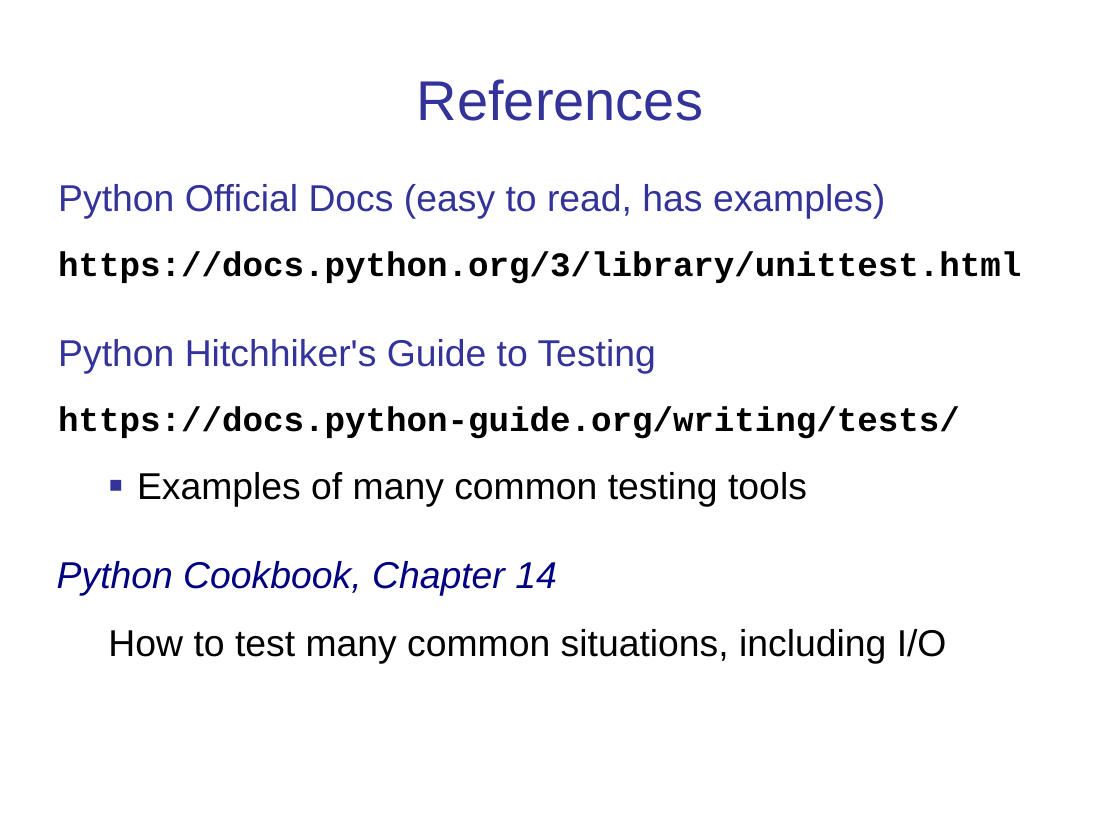
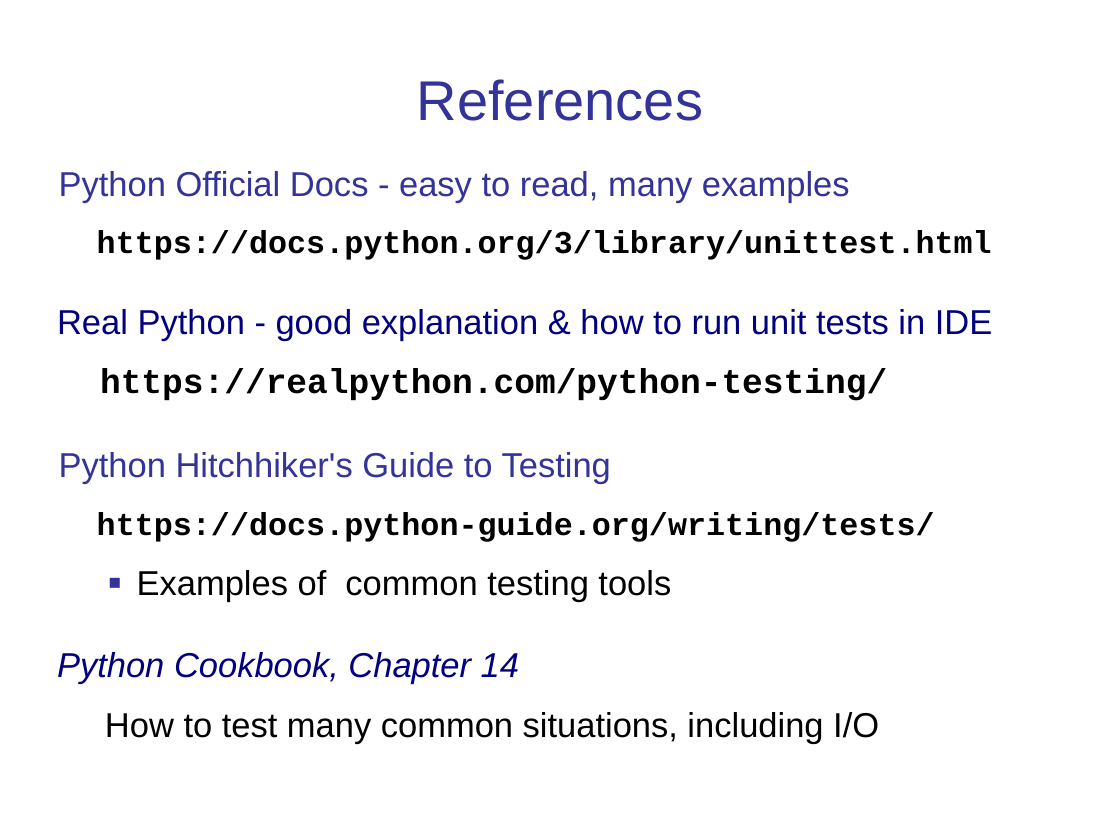
Before and after one commit to cpske/ISP, a slide deck: slide 30 of testing/PythonUnitTesting.ppt (slide 22 before the commit). Drawn at 1120x840 pixels with LibreOffice and Linux fonts; fonts in the diff are those of the drawing. Boxes give left, top, right and bottom in pixels: in the first picture for what was removed or moved away, otherwise in the second. Text is boxed around its words. In the diff, an @@ line names an element or a change of style, - is before the commit and + after.

Commit message:
Update testing slides

```diff
--- a/testing/PythonUnitTesting.ppt
+++ b/testing/PythonUnitTesting.ppt
@@ text "Python Official Docs - easy ...": place and size @@
-text "Python Official Docs - easy ..." at [57, 184, 1021, 664]
+text "Python Official Docs - easy ..." at [57, 171, 992, 744]
@@ text at [59, 171, 850, 203]: text changed; size 24 to 22.2 pt @@
-Python Official Docs (easy to read, has examples)
+Python Official Docs - easy to read, many examples
@@ text at [57, 230, 992, 744]: size 22 to 20.4 pt in "https://docs.python.org/3/library/unittest.html", "https://docs.python-guide.org/writing/tests/"; size 24 to 22.2 pt in "Python Hitchhiker's Guide to Testing", "Python Cookbook, Chapter 14", "How to test many common situations, including ..."; indent changed; line spacing 1 to 0.9 @@
@@ text at [57, 309, 992, 401]: paragraphs added @@
+Real Python - good explanation & how to run unit tests in IDE
+https://realpython.com/python-testing/
@@ text at [137, 570, 671, 603]: text changed; size 24 to 22.2 pt @@
-  ■ Examples of many common testing tools
+  ■ Examples of common testing tools
```
Also in this commit, not shown: 14 other slides changed, 8 slides added, 4 other files.
